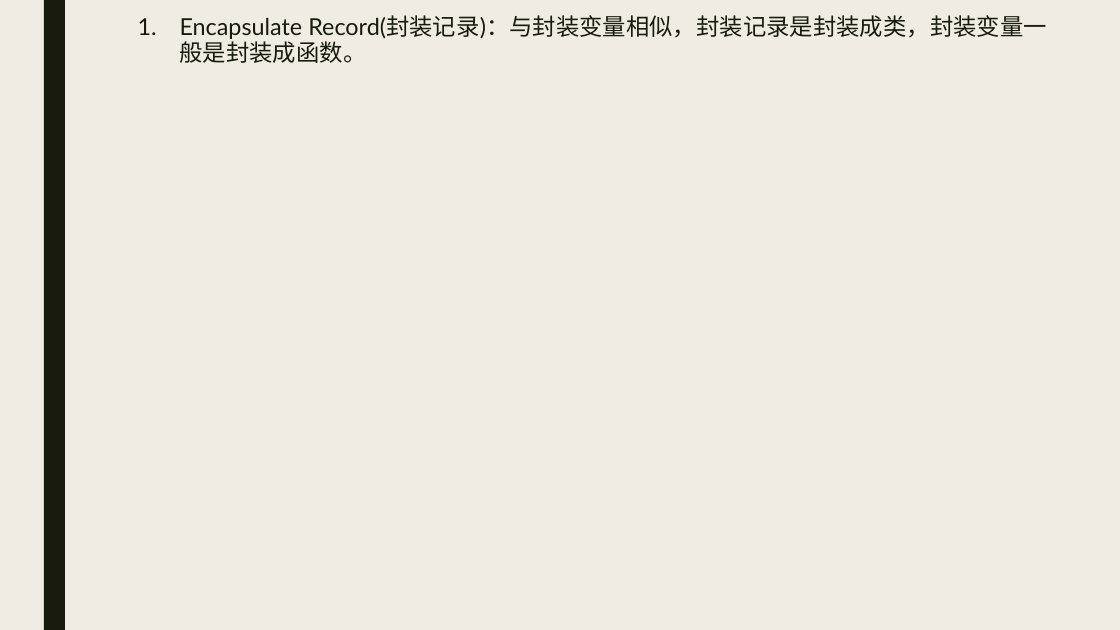
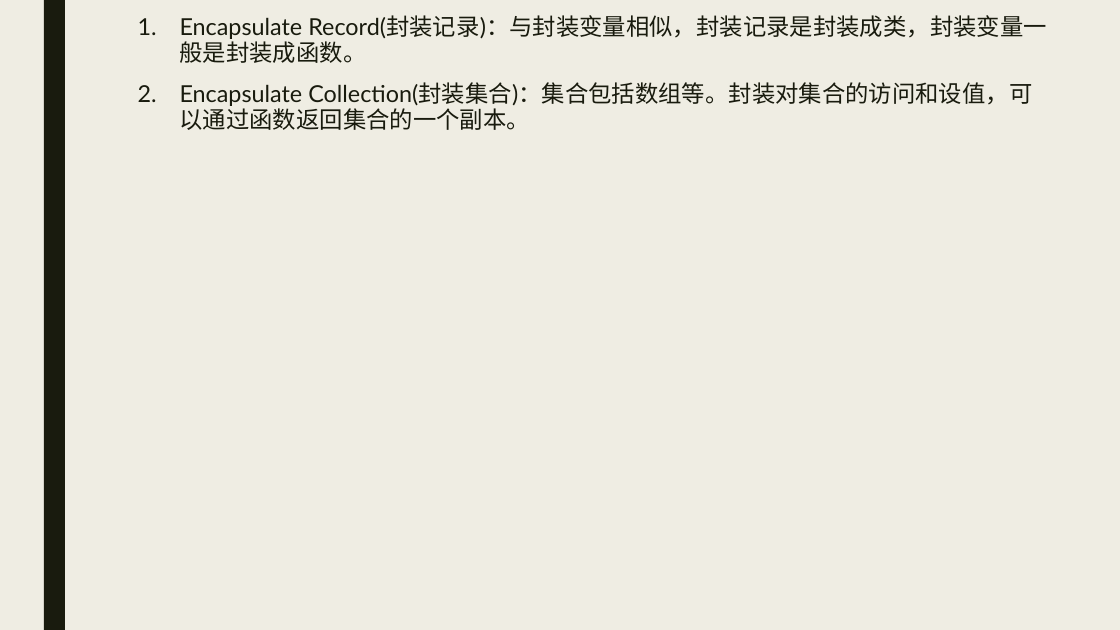
Before and after one commit to ZhengAu/CS_Study, a slide deck: slide 9 of Refactoring/Refactoring.pptx. Drawn at 1120x630 pixels with LibreOffice and Linux fonts; fonts in the diff are those of the drawing. Boxes give left, top, right and bottom in pixels: in the first picture for what was removed or moved away, otherwise in the second. Text is boxed around its words. In the diff, an @@ line names an element or a change of style, - is before the commit and + after.

Commit message:
update

```diff
--- a/Refactoring/Refactoring.pptx
+++ b/Refactoring/Refactoring.pptx
@@ text at bbox=[180, 82, 1032, 130]: paragraph added @@
+2. Encapsulate Collection(封装集合)：集合包括数组等。封装对集合的访问和设值，可以通过函数返回集合的一个副本。
```
